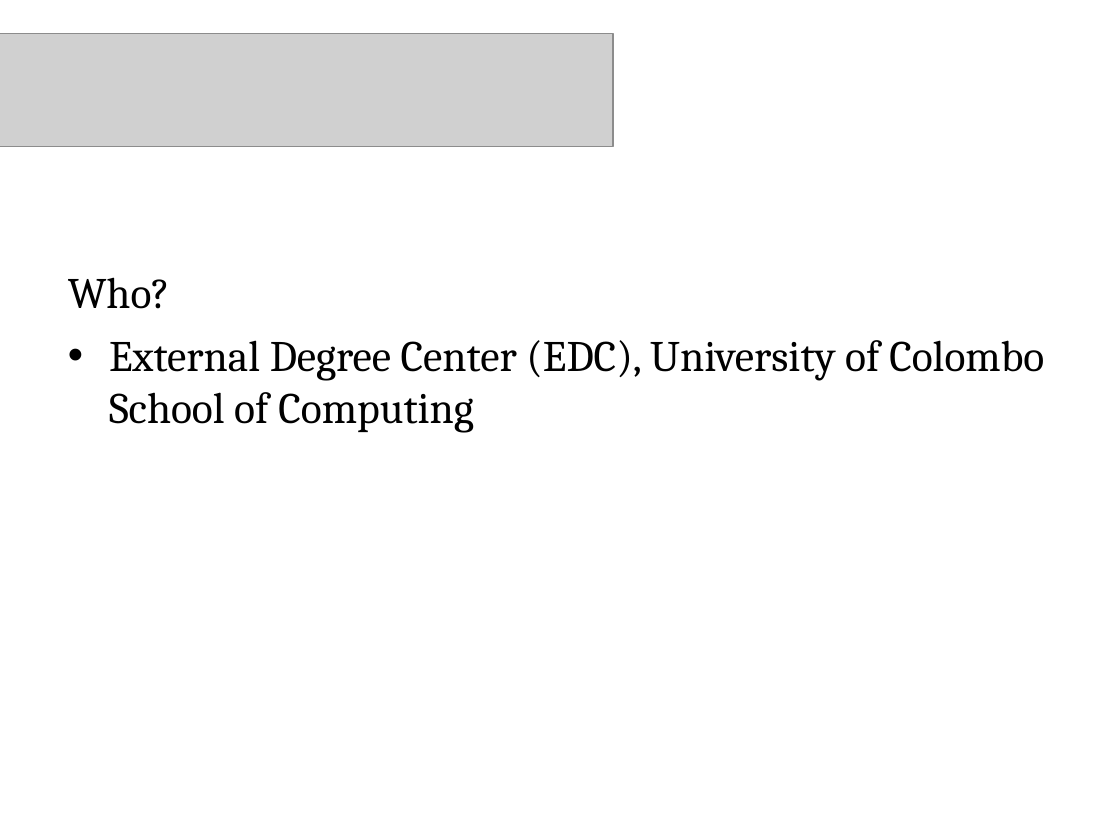
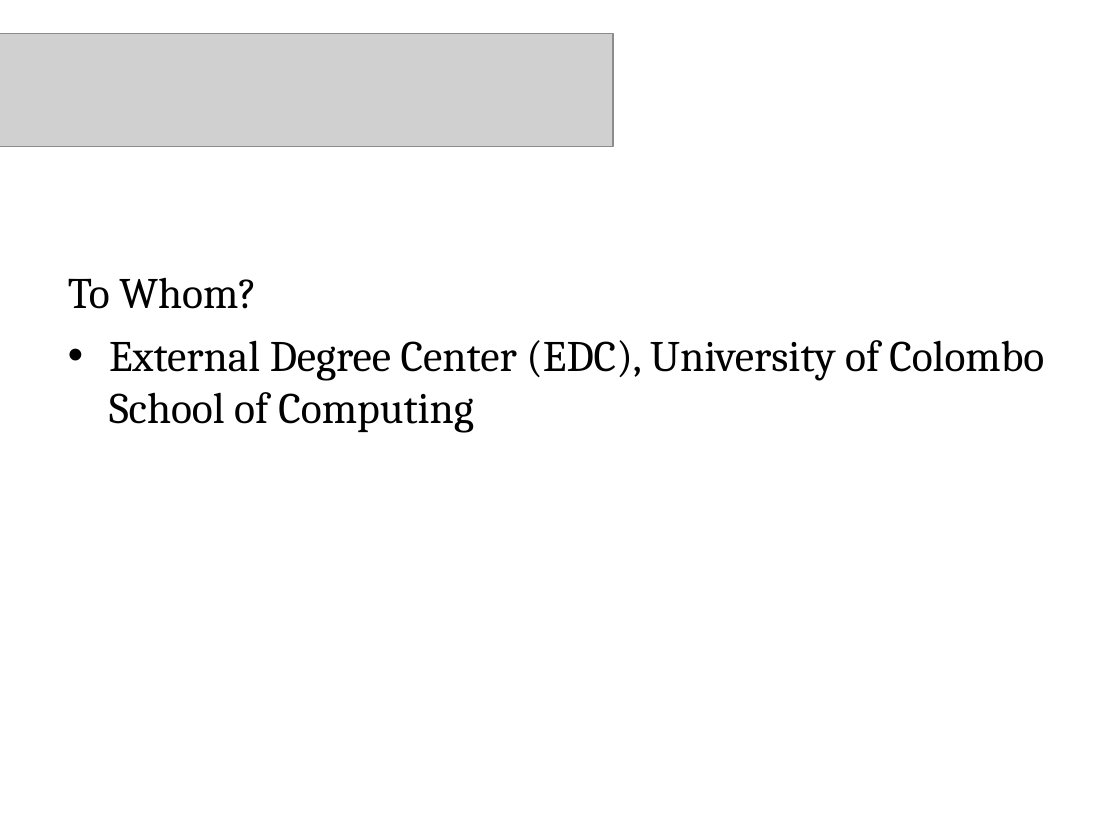
Before and after one commit to charitha09/BIT-Information-Management-System, a slide deck: slide 3 of Documents/Group14.ppt. Drawn at 1120x840 pixels with LibreOffice and Linux fonts; fonts in the diff are those of the drawing; grey boxes stand for pictures; background and template pictures are left out. Boxes give left, top, right and bottom in pixels: in the first picture for what was removed or moved away, otherwise in the second. Text is boxed around its words. In the diff, an @@ line names an element or a change of style, - is before the commit and + after.

```diff
--- a/Documents/Group14.ppt
+++ b/Documents/Group14.ppt
@@ text at [68,277,256,309]: text changed @@
-Who?
+To Whom?
```
Also in this commit, not shown: 9 other slides changed, 4 slides added, 6 slides removed.
